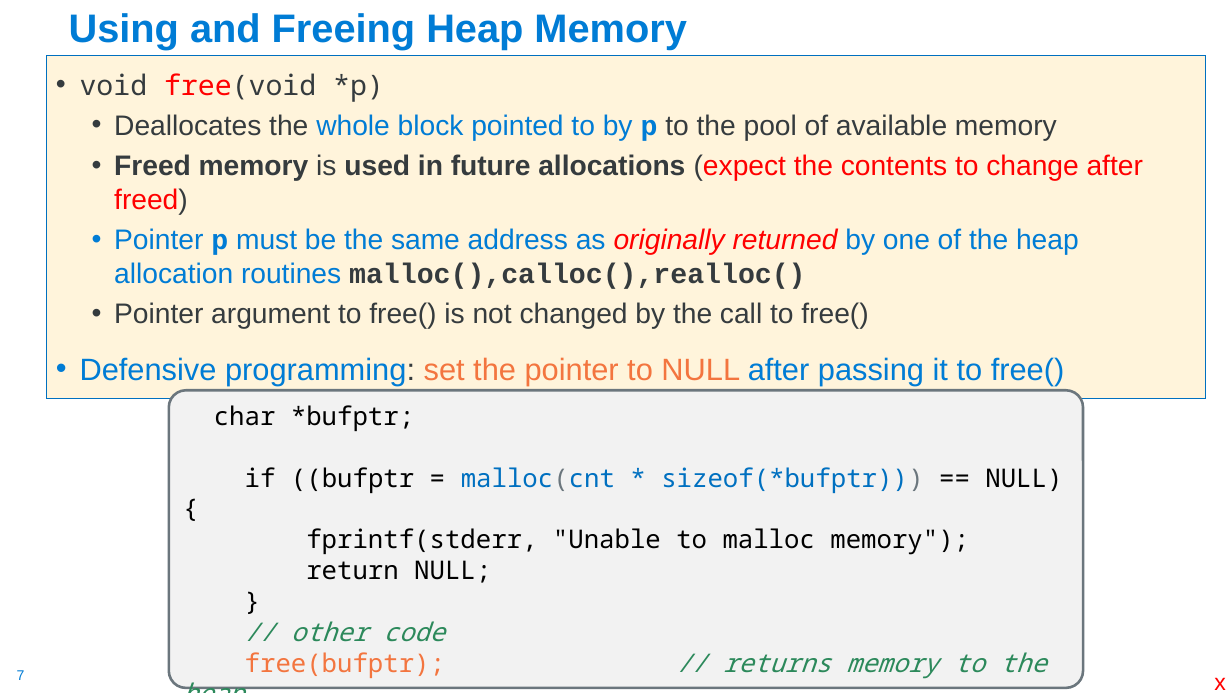
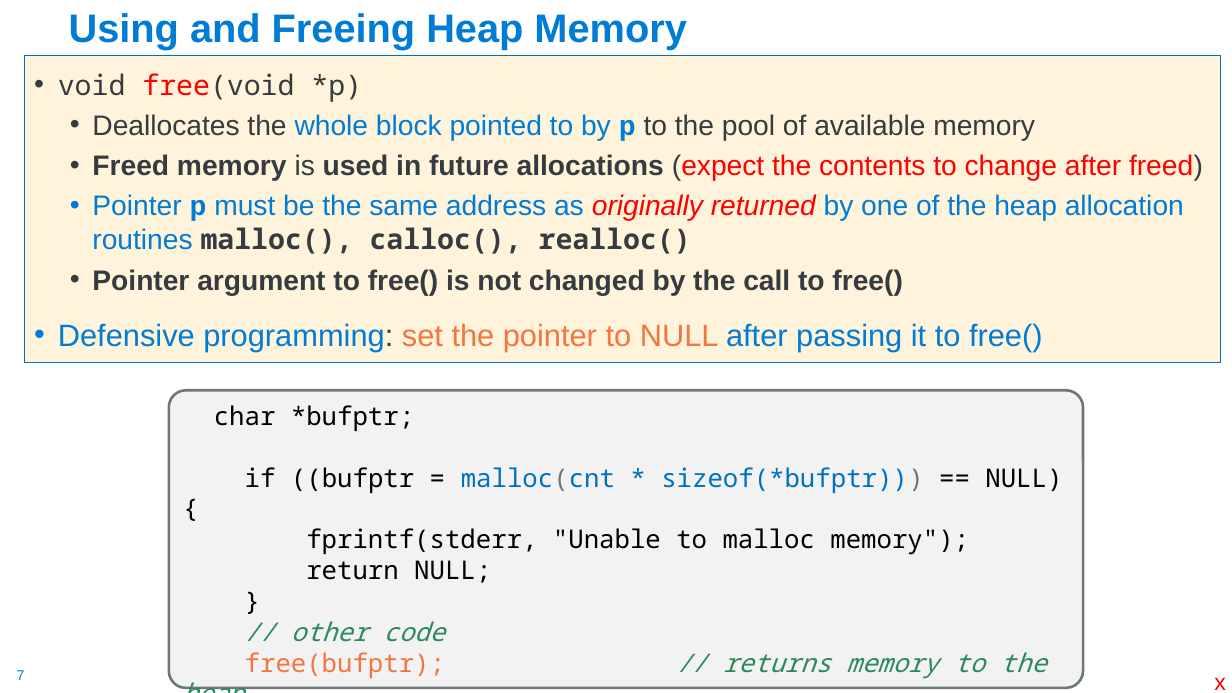
Before and after one commit to cse30-sp24/Muller-Slides, a slide deck: slide 7 of 03-C-Part3.pptx. Drawn at 1232x693 pixels with LibreOffice and Linux fonts; fonts in the diff are those of the drawing. Boxes give left, top, right and bottom in pixels: in the first picture for what was removed or moved away, otherwise in the second. Text is boxed around its words. In the diff, an @@ line names an element or a change of style, - is before the commit and + after.

```diff
--- a/03-C-Part3.pptx
+++ b/03-C-Part3.pptx
@@ text "void free(void *p)": place and size @@
-text "void free(void *p)" at bbox=[46, 55, 1205, 398]
+text "void free(void *p)" at bbox=[25, 55, 1221, 362]
@@ text at bbox=[92, 194, 1184, 254]: spaces changed @@
-  • Pointer p must be the same address as originally returned by one of the heap allocation routines malloc(),calloc(),realloc()
+  • Pointer p must be the same address as originally returned by one of the heap allocation routines malloc(), calloc(), realloc()
@@ text at bbox=[92, 269, 902, 295]: bold on in "Pointer argument to free() is not changed ..." @@
```
Also in this commit, not shown: 14 other slides changed, 5 other files.
